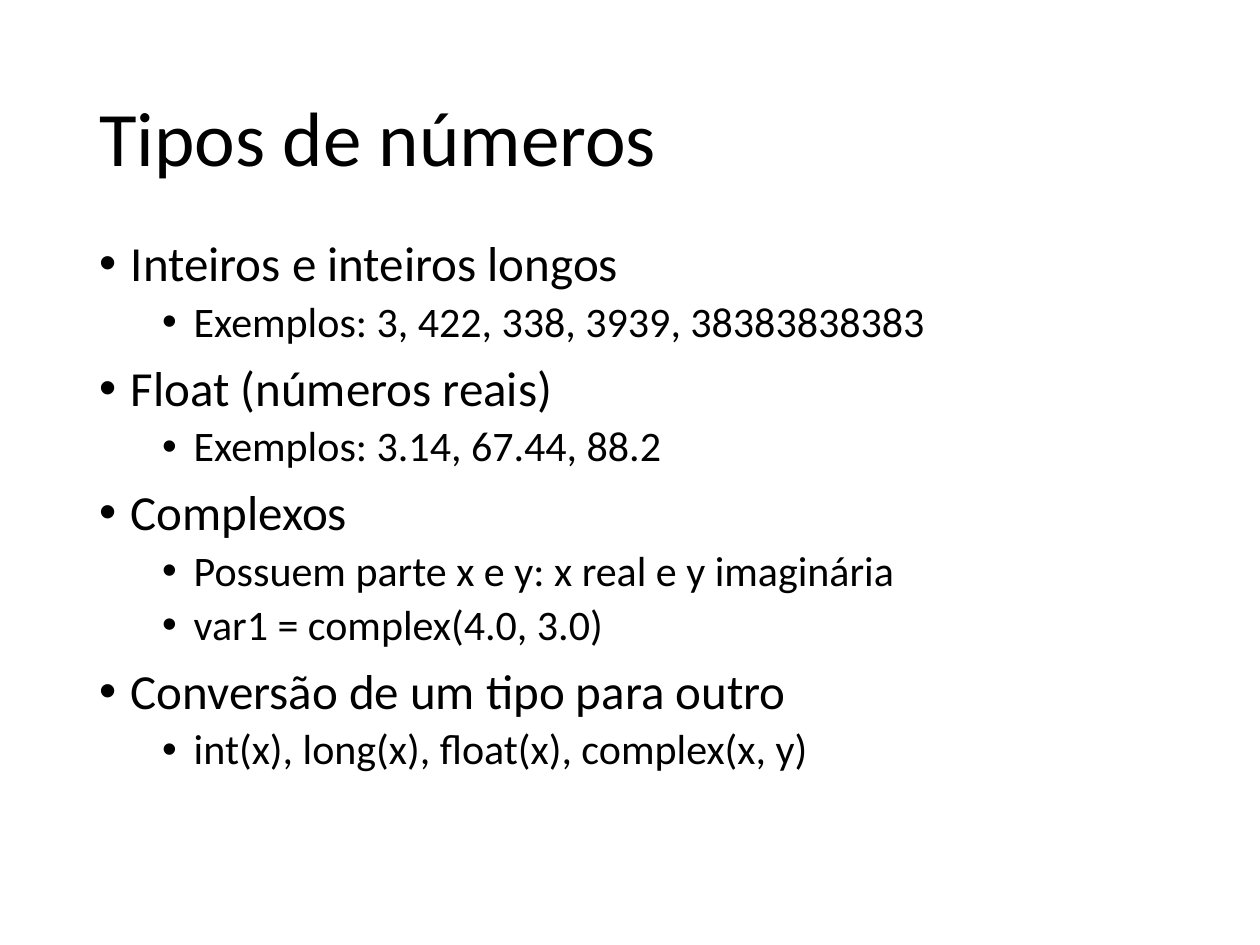
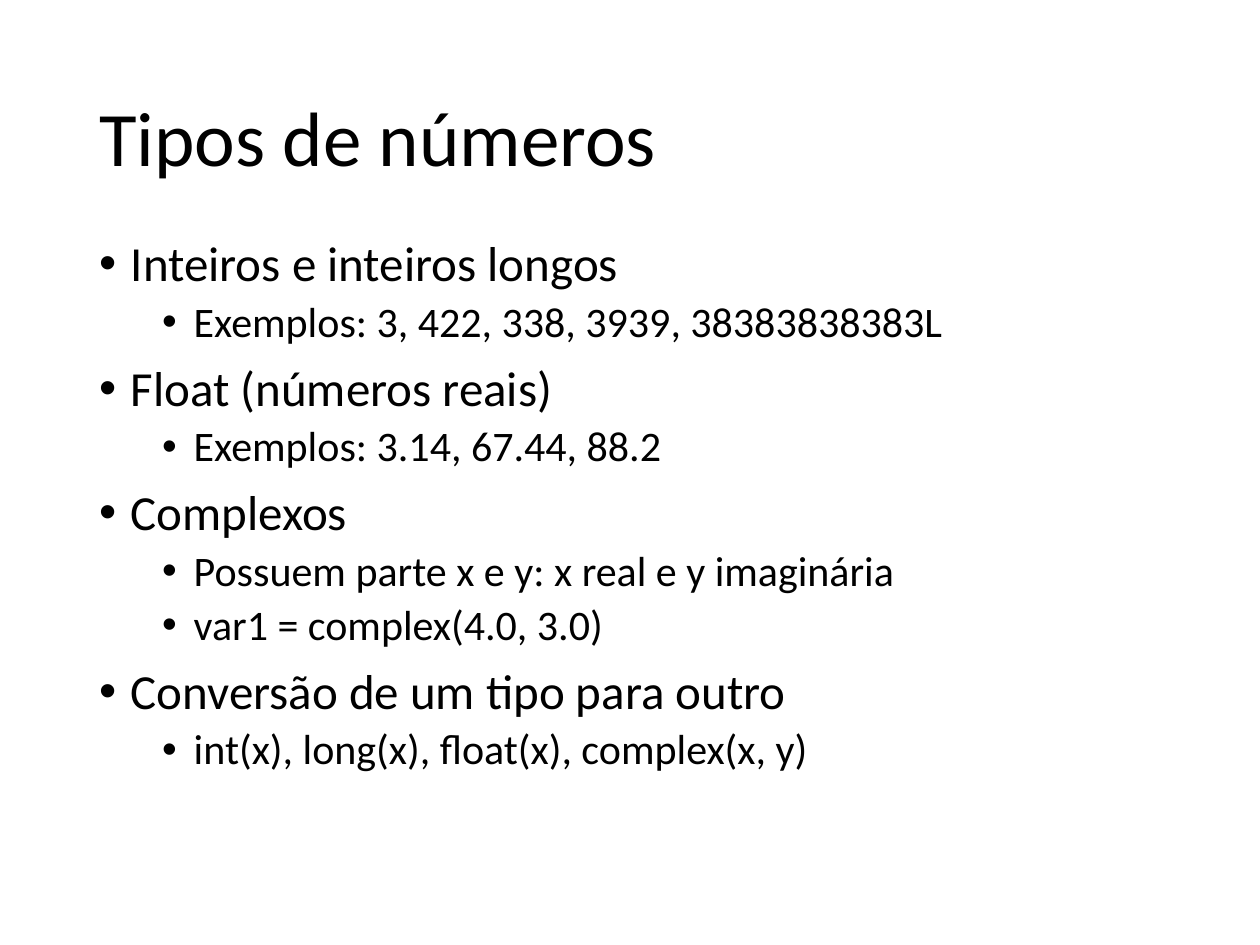
Before and after one commit to fernandoFernandeSantos/minicurso_python_2019, a slide deck: slide 25 of aula.pptx (slide 21 before the commit). Drawn at 1260x945 pixels with LibreOffice and Linux fonts; fonts in the diff are those of the drawing. Boxes give left, top, right and bottom in pixels: in the first picture for what was removed or moved away, otherwise in the second. Text is boxed around its words. In the diff, an @@ line names an element or a change of style, - is before the commit and + after.

```diff
--- a/aula.pptx
+++ b/aula.pptx
@@ text at (194,307,942,344): text changed @@
-  • Exemplos: 3, 422, 338, 3939, 38383838383
+  • Exemplos: 3, 422, 338, 3939, 38383838383L
```
Also in this commit, not shown: 11 other slides changed, 17 slides added, 6 slides removed, 1 other file.
